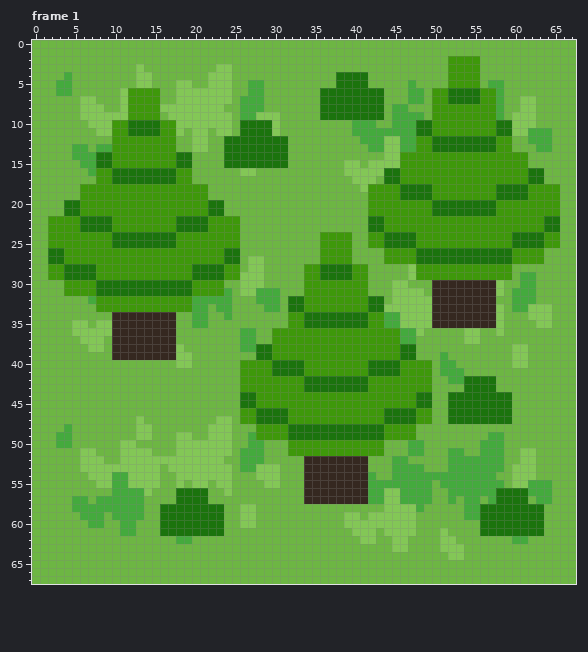
Pixel-art file -- Assets/Sprites/Tiles/ForestTile.ase. The picture above was drawn from the file before the commit.
68x68 pixels, 6 frames. Shown: frame 1. The commit also changed other frames, which this record leaves out.
Once edited:
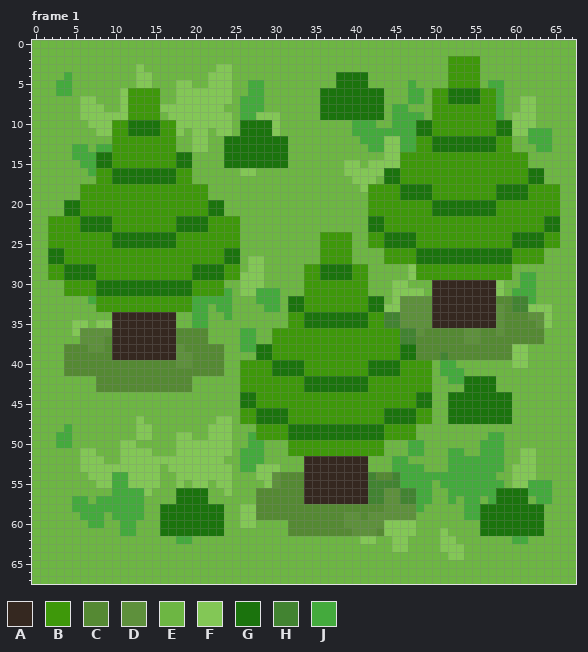
Palette (. is transparent): A #352820  B #3e980a  C #558933  D #5e903c  E #6db643  F #83c756  G #1b730d  H #428331  J #44aa3d
Commit message: Ajout d'ombres aux sprites de forêt
Diff:
Frame 1:
Colour E gives way to colour C in row 32 at x 58 to 59; in row 33 at x 59; in row 34 at x 59 to 61; in row 35 at x 59 to 62; in row 36 at x 18 to 21, 49 to 53, 56 to 57 and 59 to 63; in row 37 at x 9, 18 to 21, 48 to 53 and 56 to 63.
Colour E gives way to colour C in row 38 at x 4 to 6, 9, 19 to 23 and 48 to 59; in row 39 at x 4 to 9, 20 to 23, 48 to 50 and 52 to 59; in row 40 at x 4 to 17 and 20 to 23; in row 41 at x 4 to 23; in rows 42 to 43 at x 8 to 19; in row 54 at x 31 to 33 and 43 to 44.
Colour E gives way to colour C in row 55 at x 31 to 33; in rows 56 to 57 at x 28 to 33; in row 58 at x 28 to 43; in row 59 at x 28 to 38 and 41; in row 60 at x 32 to 38; in row 61 at x 32 to 39 and 43.
Colour F gives way to colour D in row 32 at x 46 to 49; in row 33 at x 46 to 49 and 58; in row 34 at x 46 to 49, 58 and 62 to 63; in row 35 at x 46 to 49, 58 and 63; in row 36 at x 6 to 9, 48, 54 to 55 and 58; in row 37 at x 6 to 8 and 54 to 55.
Colour F gives way to colour D in row 38 at x 7 to 8 and 18; in rows 39 to 40 at x 18 to 19; in rows 54 to 55 at x 30; in rows 56 to 57 at x 44 to 45; in row 58 at x 44 to 47; in row 59 at x 39 to 40 and 42 to 47.
Colour F gives way to colour D in row 60 at x 39 to 43; in row 61 at x 40 to 42.
Colour J gives way to colour H in rows 32 to 33 at x 60 to 61; in rows 34 to 35 at x 44 to 45; in rows 36 to 37 at x 46 to 47; in row 39 at x 51; in row 54 at x 42 and 45; in row 55 at x 42 to 45.
Colour J gives way to colour H in rows 56 to 57 at x 42 to 43 and 46 to 47.
